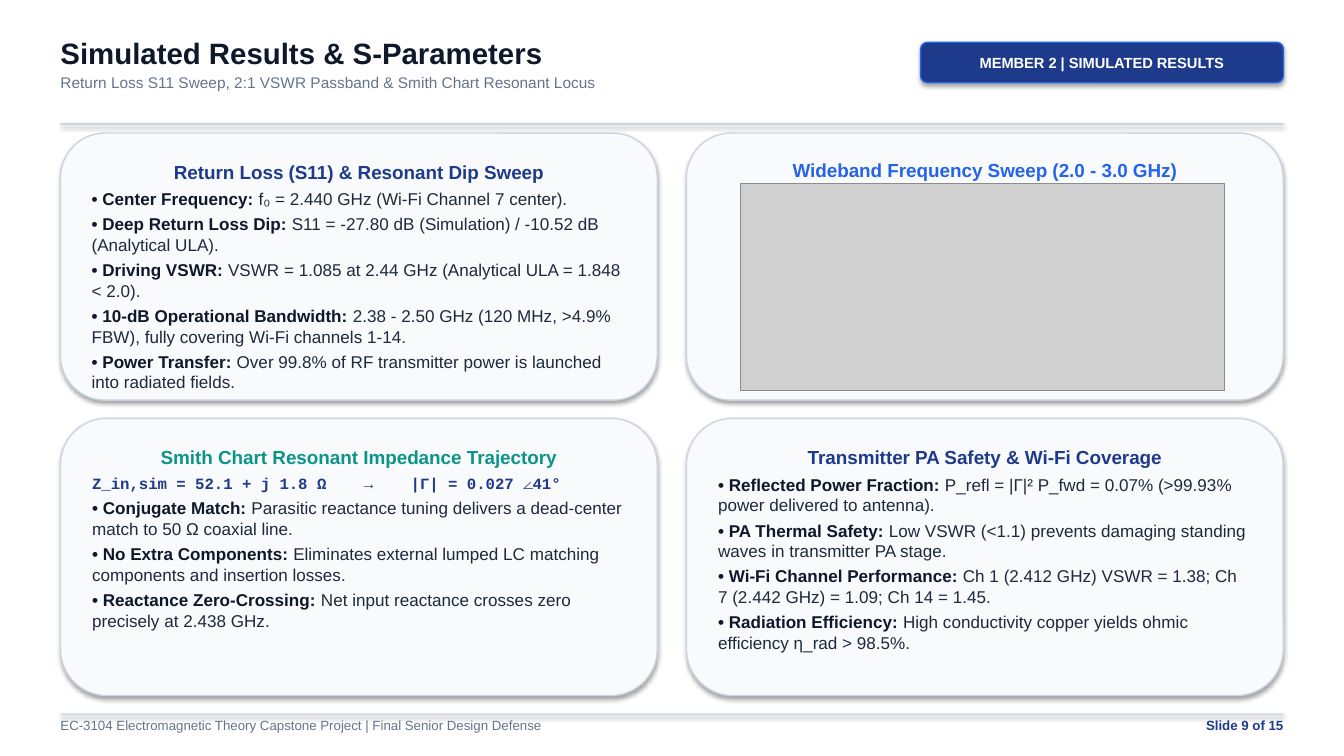
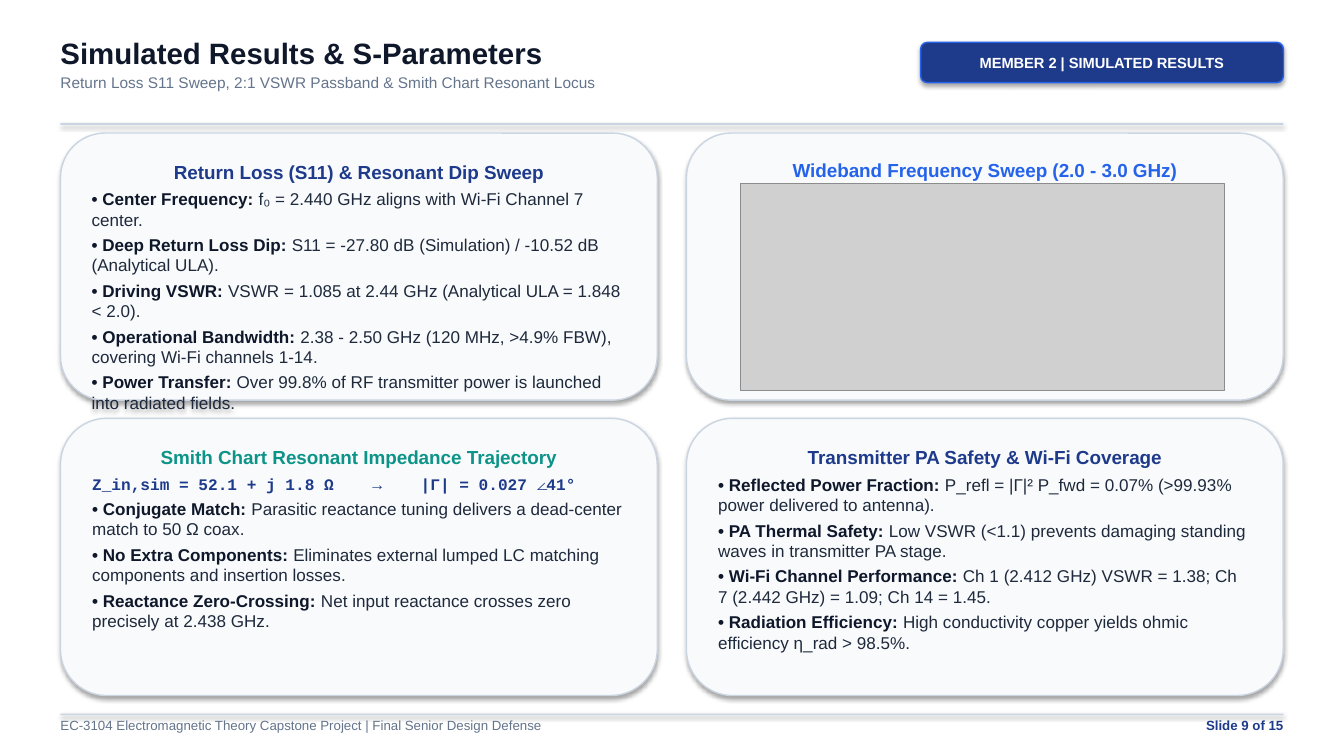
Before and after one commit to saugata-malakar/Electromagnetic-Theory-Member-1, a slide deck: slide 9 of EC3104_15_Slide_Capstone_Presentation.pptx. Drawn at 1344x756 pixels with LibreOffice and Linux fonts; fonts in the diff are those of the drawing; grey boxes stand for pictures. Boxes give left, top, right and bottom in pixels: in the first picture for what was removed or moved away, otherwise in the second. Text is boxed around its words. In the diff, an @@ line names an element or a change of style, - is before the commit and + after.

```diff
--- a/EC3104_15_Slide_Capstone_Presentation.pptx
+++ b/EC3104_15_Slide_Capstone_Presentation.pptx
@@ text in rounded rectangle at (x1=92, y1=192, x2=583, y2=226): text changed @@
-• Center Frequency: f₀ = 2.440 GHz (Wi-Fi Channel 7 center).
+• Center Frequency: f₀ = 2.440 GHz aligns with Wi-Fi Channel 7 center.
@@ text in rounded rectangle at (x1=92, y1=330, x2=611, y2=367): text changed @@
-• 10-dB Operational Bandwidth: 2.38 - 2.50 GHz (120 MHz, >4.9% FBW), fully covering Wi-Fi channels 1-14.
+• Operational Bandwidth: 2.38 - 2.50 GHz (120 MHz, >4.9% FBW), covering Wi-Fi channels 1-14.
@@ text in rounded rectangle at (x1=92, y1=478, x2=575, y2=494): size 11.2 to 11.5 pt in "Z_in,sim = 52.1 + j 1.8 Ω ..." @@
@@ text in rounded rectangle at (x1=92, y1=502, x2=622, y2=535): text changed @@
-• Conjugate Match: Parasitic reactance tuning delivers a dead-center match to 50 Ω coaxial line.
+• Conjugate Match: Parasitic reactance tuning delivers a dead-center match to 50 Ω coax.
```
Also in this commit, not shown: 8 other slides changed, 11 other files.
